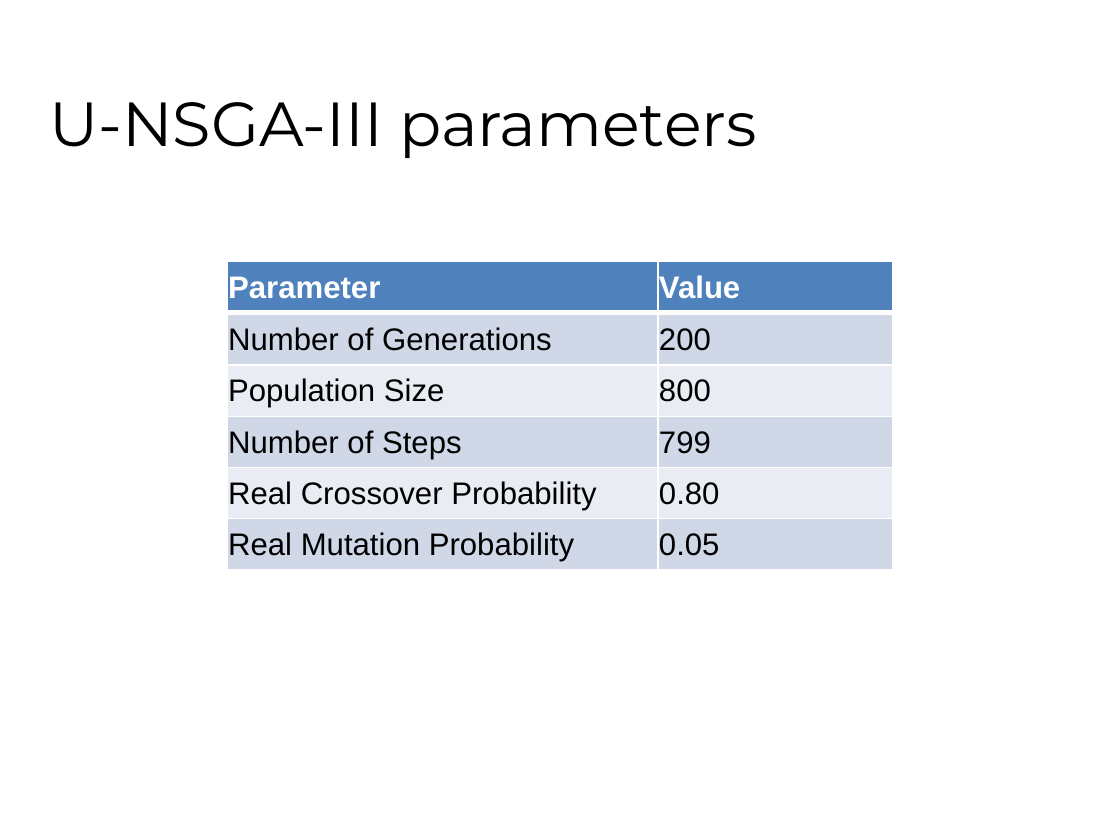
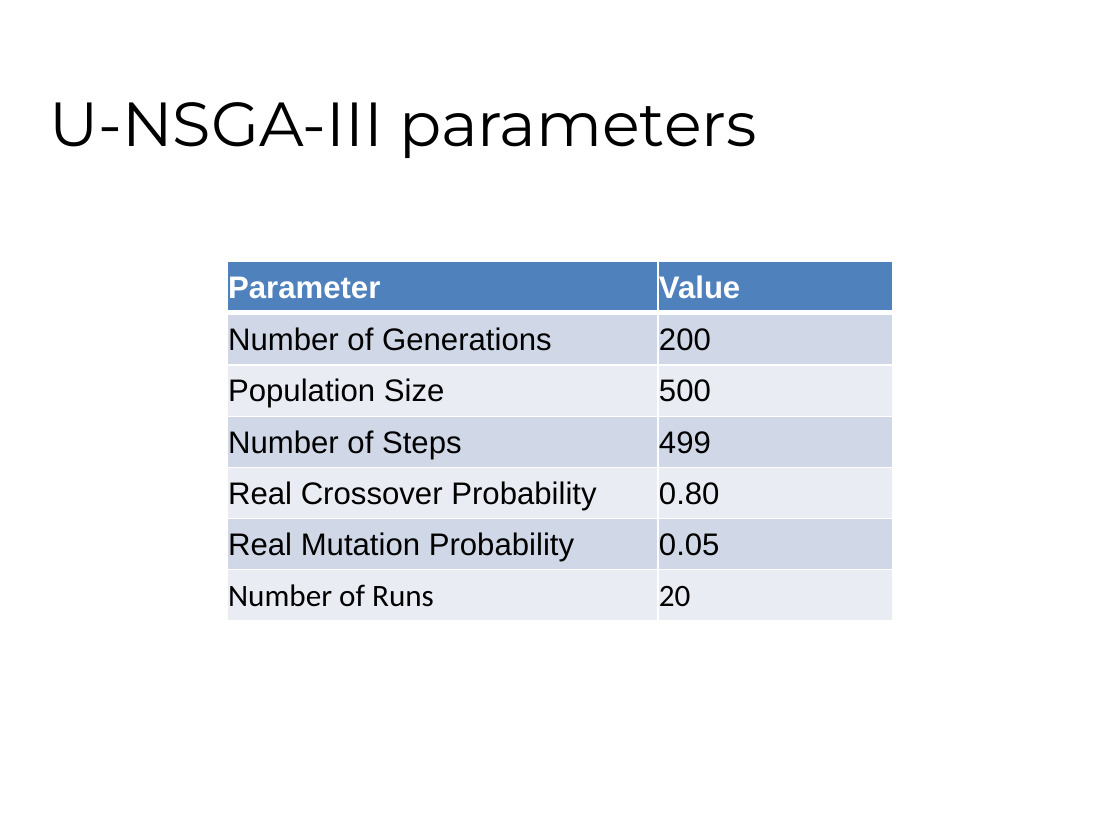
Before and after one commit to fhh23/Evolving-Stock-Market-Indicators-Using-Multi-Objective-Genetic-Algorithms, a slide deck: slide 17 of CSE848_Hormasji_Reiff_ProjectPresentation.pptx. Drawn at 1120x840 pixels with LibreOffice and Linux fonts; fonts in the diff are those of the drawing; background and template pictures are left out. Boxes give left, top, right and bottom in pixels: in the first picture for what was removed or moved away, otherwise in the second. Text is boxed around its words. In the diff, an @@ line names an element or a change of style, - is before the commit and + after.

```diff
--- a/CSE848_Hormasji_Reiff_ProjectPresentation.pptx
+++ b/CSE848_Hormasji_Reiff_ProjectPresentation.pptx
@@ table at bbox=[227, 261, 894, 620] @@
-row 3, column 2: 800
+row 3, column 2: 500
-row 4, column 2: 799
+row 4, column 2: 499
+row 7: Number of Runs | 20
```
Also in this commit, not shown: 5 other slides changed, 1 other file.
